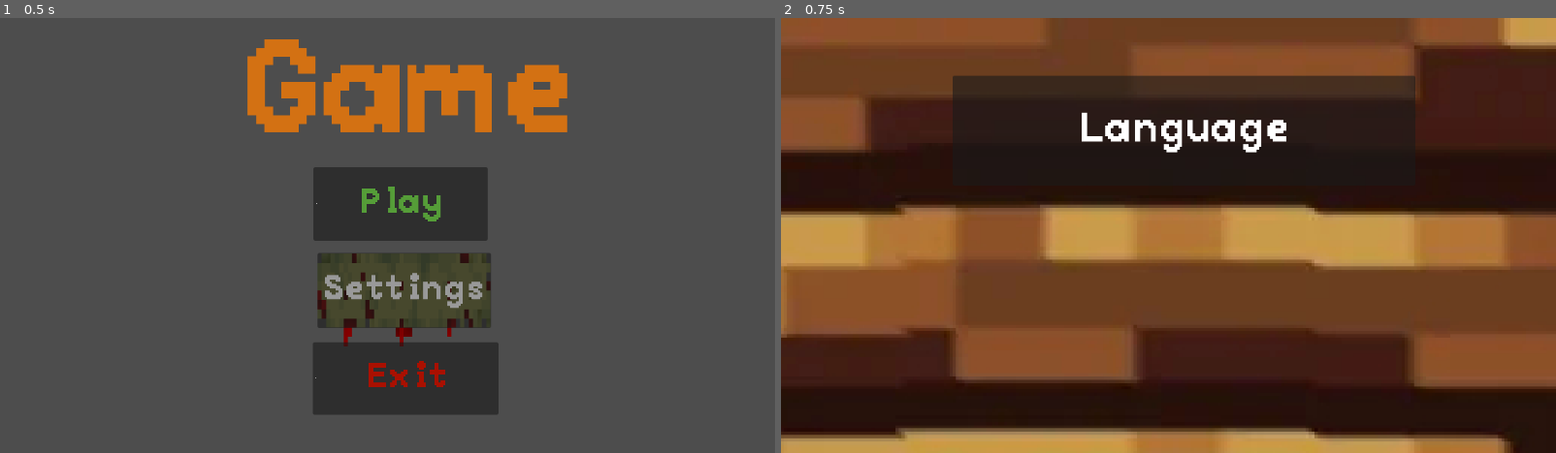
Above: before the commit, frames 1-2 (left to right).
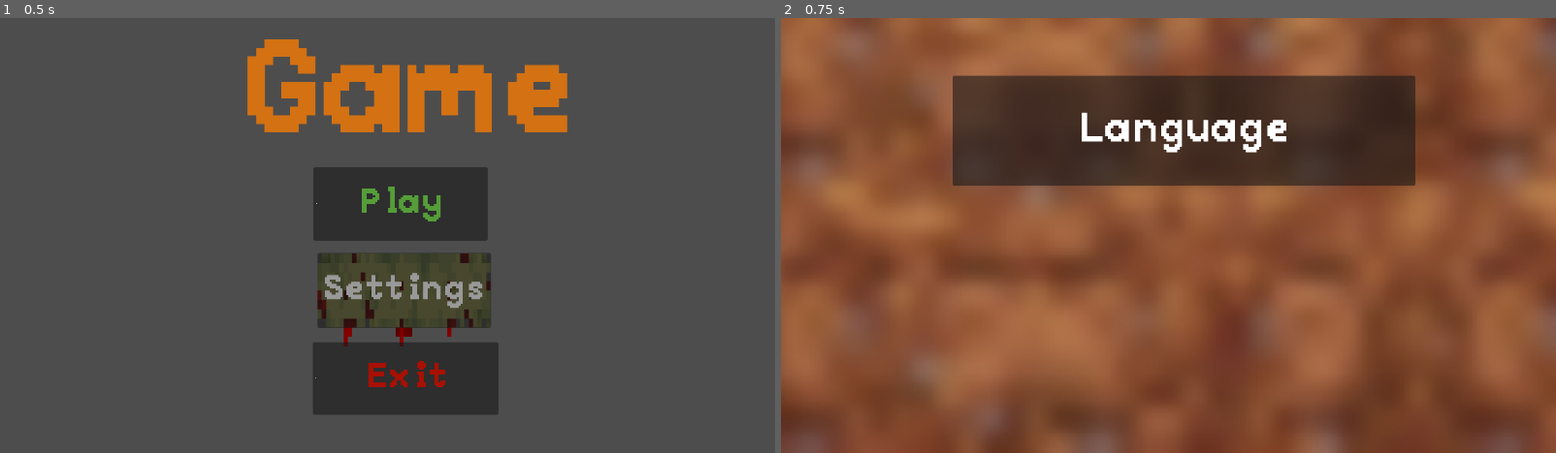
Above: after the commit, the same moments.

Repository: Xyeplet871/MY_FIRST_GAME
Game: Godot game, scene res://menu.tscn
Same seed, same stepped clock (60 frames per second), same inputs: the game is played once before the commit and once after it.
Inputs:
- Up to frame 1 (0.5 s): no input
- Up to frame 2 (0.75 s): click "Settings" at 0.5 s

Frame 1 is identical in both runs. In frame 2, 73% of the frame differs, in the area x 0-100%, y 0-100%.

Commit message:
тема

Diff:
--- a/my-second-game/settings_menu.tscn
+++ b/my-second-game/settings_menu.tscn
@@ -1,12 +1,12 @@
 [gd_scene format=3 uid="uid://hs1yo3y8nhqe"]
 
-[ext_resource type="Texture2D" uid="uid://bausswiuwaxvf" path="res://menu/fon_menu/Web_Photo_Editor.jpg" id="1_ufg0w"]
+[ext_resource type="Texture2D" uid="uid://b1xsn5ne8g1n7" path="res://sprites/zadniy_fon/imgonline-com-ua-Blur-8nAssK1zHMjIv.jpg" id="1_ufg0w"]
 
 [node name="Settings_menu" type="Node" unique_id=428134176]
 
-[node name="WebPhotoEditor" type="Sprite2D" parent="." unique_id=368156393]
-position = Vector2(573.5, 321.5)
-scale = Vector2(4.480769, 4.8308825)
+[node name="ImgonlineComUaBlur8nAssK1zHMjIv" type="Sprite2D" parent="." unique_id=1972190865]
+position = Vector2(480.00003, 255.00002)
+scale = Vector2(2.2466667, 1.9132528)
 texture = ExtResource("1_ufg0w")
 
 [node name="Button" type="Button" parent="." unique_id=1972890195]
--- /dev/null
+++ b/my-second-game/sprites/zadniy_fon/new_atlas_texture.tres
@@ -0,0 +1,3 @@
+[gd_resource type="AtlasTexture" format=3 uid="uid://c8vk8yl8y0rp4"]
+
+[resource]
Binary file added: my-second-game/sprites/KayKit_Skeletons_1.1_FREE/Animations/fbx/Rig_Medium/Rig_Medium_General.fbx
Not shown, added: my-second-game/sprites/KayKit_Skeletons_1.1_FREE/Animations/fbx/Rig_Medium/Rig_Medium_General.fbx.import
Binary file added: my-second-game/sprites/KayKit_Skeletons_1.1_FREE/Animations/fbx/Rig_Medium/Rig_Medium_MovementBasic.fbx
Not shown, added: my-second-game/sprites/KayKit_Skeletons_1.1_FREE/Animations/fbx/Rig_Medium/Rig_Medium_MovementBasic.fbx.import
Binary file added: my-second-game/sprites/KayKit_Skeletons_1.1_FREE/Animations/gltf/Rig_Medium/Rig_Medium_General.glb
Not shown, added: my-second-game/sprites/KayKit_Skeletons_1.1_FREE/Animations/gltf/Rig_Medium/Rig_Medium_General.glb.import
Binary file added: my-second-game/sprites/KayKit_Skeletons_1.1_FREE/Animations/gltf/Rig_Medium/Rig_Medium_MovementBasic.glb
Not shown, added: my-second-game/sprites/KayKit_Skeletons_1.1_FREE/Animations/gltf/Rig_Medium/Rig_Medium_MovementBasic.glb.import
Not shown, added: my-second-game/sprites/KayKit_Skeletons_1.1_FREE/License.txt
Binary file added: my-second-game/sprites/KayKit_Skeletons_1.1_FREE/assets/fbx(unity)/Skeleton_Arrow.fbx
Not shown, added: my-second-game/sprites/KayKit_Skeletons_1.1_FREE/assets/fbx(unity)/Skeleton_Arrow.fbx.import
Binary file added: my-second-game/sprites/KayKit_Skeletons_1.1_FREE/assets/fbx(unity)/Skeleton_Arrow_Broken.fbx
(and 183 more such lines)
